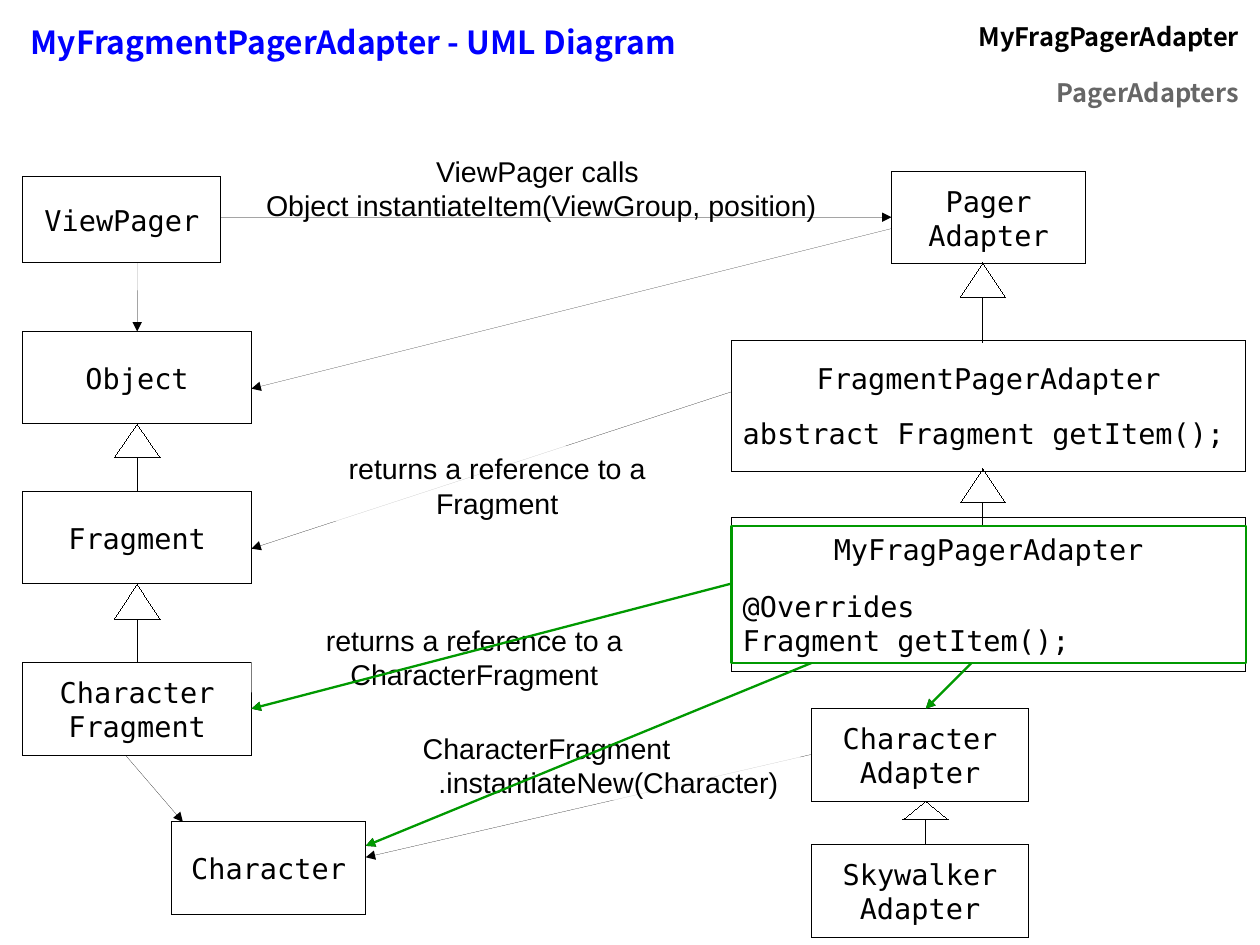
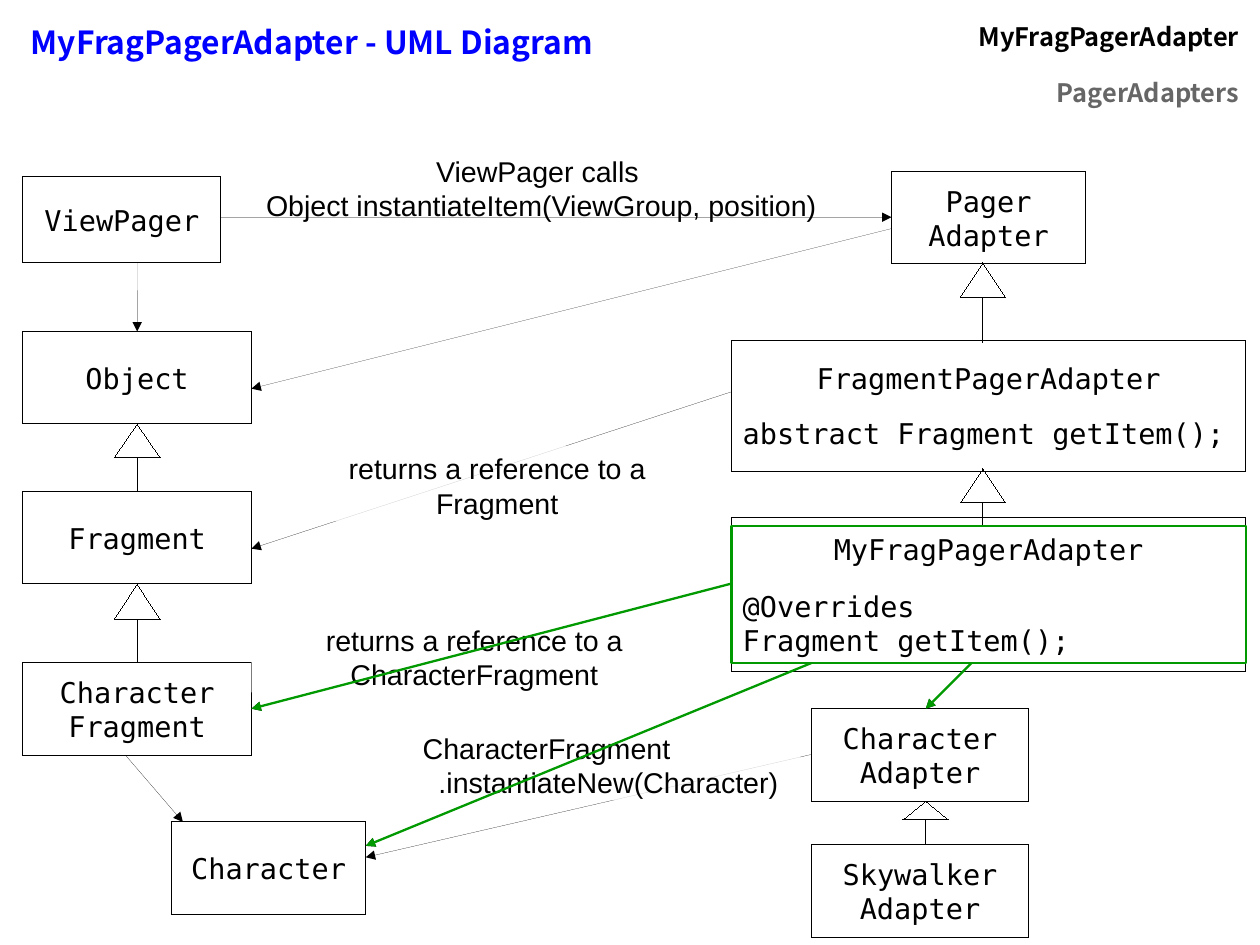
Before and after one commit to flocela/PagerAdaptersHandouts, a slide deck: slide 23 of PagerAdapterPresentation.odp. Drawn at 1260x945 pixels with LibreOffice and Linux fonts; fonts in the diff are those of the drawing. Boxes give left, top, right and bottom in pixels: in the first picture for what was removed or moved away, otherwise in the second. Text is boxed around its words. In the diff, an @@ line names an element or a change of style, - is before the commit and + after.

```diff
--- a/PagerAdapterPresentation.odp
+++ b/PagerAdapterPresentation.odp
@@ table at (19, 11, 1251, 112) @@
-row 1, column 1: MyFragmentPagerAdapter - UML Diagram
+row 1, column 1: MyFragPagerAdapter - UML Diagram
```
Also in this commit, not shown: 10 other slides changed, 6 slides added, 8 slides removed, 3 other files.
